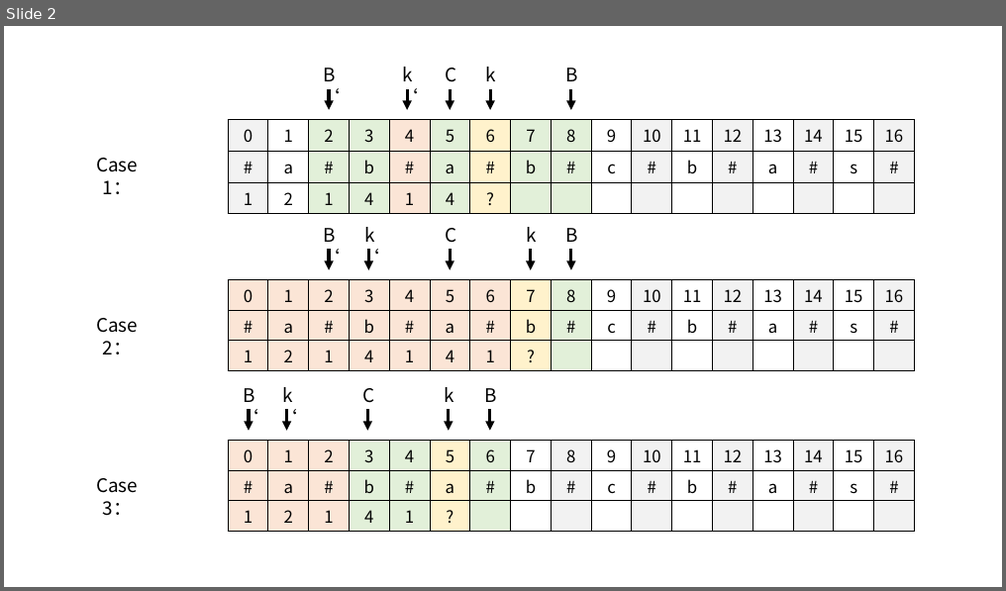
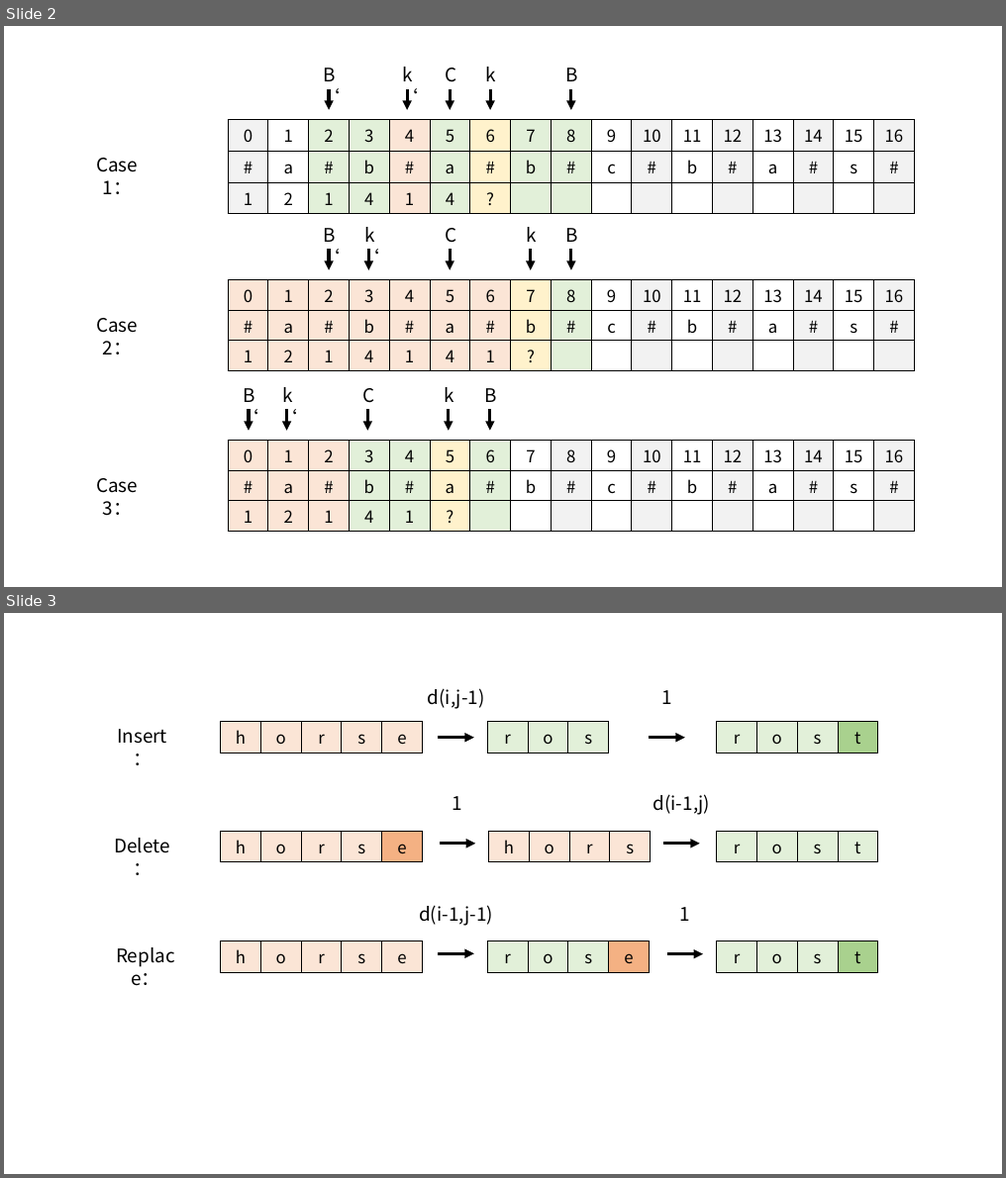
Before and after one commit to Tackoil/Tackoil.github.io, a slide deck: 2019/09/19/algorithm/mrc.pptx. Shown one above the other, each under a label of ours: slide 2 before the commit, slides 2 and 3 after it. The pictures are 1006x591 and 1006x1178 pixels, drawn with LibreOffice and Linux fonts; fonts in the diff are those of the drawing. Boxes give left, top, right and bottom in pixels: in the first picture for what was removed or moved away, otherwise in the second. Text is boxed around its words. In the diff, an @@ line names an element or a change of style, - is before the commit and + after.

```diff
--- a/2019/09/19/algorithm/mrc.pptx
+++ b/2019/09/19/algorithm/mrc.pptx
@@ slide 3 added at box(4, 613, 1002, 1174), background #FFFFFF @@
@@ text added at box(428, 688, 485, 709), 18 pt, text #000000 @@
+d(i,j-1)
@@ text added at box(661, 690, 671, 704), 18 pt, text #000000 @@
+1
@@ text added at box(117, 729, 167, 744), 18 pt, text #000000 @@
+Insert：
@@ table added at box(221, 722, 423, 753), 1 rows, 5 columns @@
+h | o | r | s | e
@@ table added at box(487, 722, 609, 753), 1 rows, 3 columns @@
+r | o | s
@@ table added at box(717, 722, 878, 858), 1 rows, 4 columns @@
+r | o | s | t
@@ arrow added from (439, 738) to (474, 738), #000000 3 pt @@
@@ arrow added from (649, 738) to (685, 738), #000000 3 pt @@
@@ text added at box(452, 796, 462, 810), 18 pt, text #000000 @@
+1
@@ text added at box(653, 794, 711, 815), 18 pt, text #000000 @@
+d(i-1,j)
@@ text added at box(114, 838, 169, 854), 18 pt, text #000000 @@
+Delete：
@@ table added at box(221, 831, 423, 861), 1 rows, 5 columns @@
+h | o | r | s | e
@@ arrow added from (440, 844) to (475, 844), #000000 3 pt @@
@@ table added at box(489, 831, 650, 861), 1 rows, 4 columns @@
+h | o | r | s
@@ arrow added from (663, 844) to (700, 844), #000000 3 pt @@
@@ table added at box(717, 831, 878, 967), 1 rows, 4 columns @@
+r | o | s | t
@@ text added at box(419, 905, 493, 926), 18 pt, text #000000 @@
+d(i-1,j-1)
@@ text added at box(680, 907, 690, 921), 18 pt, text #000000 @@
+1
@@ text added at box(104, 941, 187, 970), 18 pt, text #000000 @@
+Replace：
@@ table added at box(221, 941, 423, 971), 1 rows, 5 columns @@
+h | o | r | s | e
@@ arrow added from (439, 954) to (474, 954), #000000 3 pt @@
@@ table added at box(487, 941, 649, 971), 1 rows, 4 columns @@
+r | o | s | e
@@ arrow added from (667, 955) to (703, 955), #000000 3 pt @@
@@ table added at box(717, 941, 878, 971), 1 rows, 4 columns @@
+r | o | s | t
```
Also in this commit, not shown: 1 other slide added, 5 other files.
